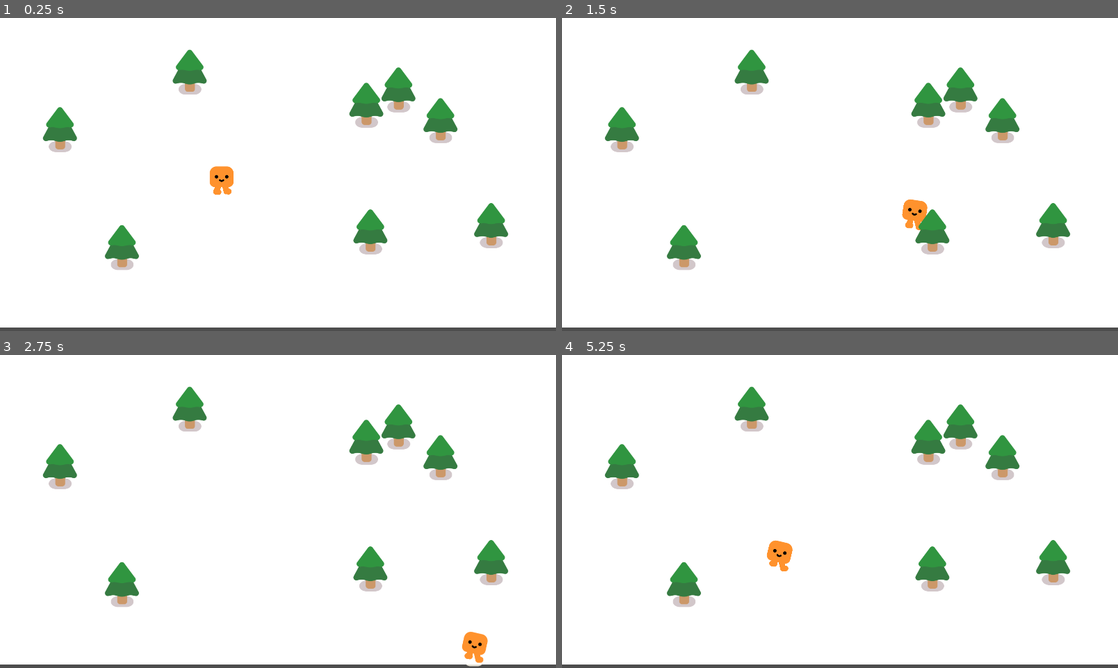
Above: before the commit, frames 1-4 (two rows, left to right).
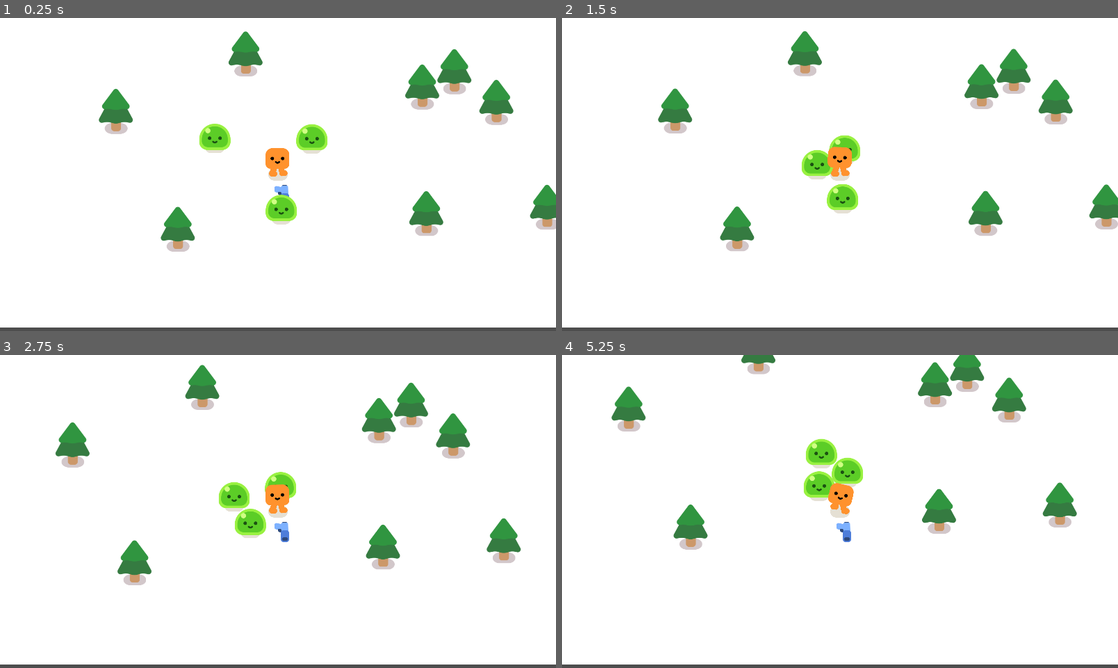
Above: after the commit, the same moments.

Repository: lanyy721/my2DGameDemo
Game: Godot game, scene res://survivor_game.tscn
Two runs of this game, one before a commit and one after it. Both use one fixed random seed, a clock stepped at 60 frames per second and the inputs below.
Inputs:
- Up to frame 1 (0.25 s): no input
- Up to frame 2 (1.5 s): hold D (move_right) 0.53-1.28 s; hold S (move_down) from 1.28 s (still down)
- Up to frame 3 (2.75 s): release S (move_down) at 2.03 s; hold D (move_right) from 2.03 s (still down)
- Up to frame 4 (5.25 s): release D (move_right) at 2.78 s; hold W (move_up) 2.78-3.53 s; hold A (move_left) 3.53-5.03 s; hold S (move_down) from 5.03 s (still down)

The runs differ from the first frame. In frame 1, 11% of the frame differs, in the area x 7-100%, y 4-81%; in frame 2, 11%; in frame 3, 9.9%; in frame 4, 11%.

Commit message:
Add gun scene and improve resource validation

Diff:
--- /dev/null
+++ b/2d-project-assets/gun.gd
@@ -0,0 +1,7 @@
+extends Area2D
+
+func _physics_process(delta: float) -> void:
+	var enemies_in_range=get_overlapping_bodies()
+	if enemies_in_range.size()>0:
+		var target_enemy=enemies_in_range.front()
+		look_at(target_enemy.global_position)
--- /dev/null
+++ b/2d-project-assets/gun.tscn
@@ -0,0 +1,26 @@
+[gd_scene format=3 uid="uid://du5i8r7jdycua"]
+
+[ext_resource type="Script" uid="uid://bpyfw0mh6bsnv" path="res://gun.gd" id="1_dk5gl"]
+[ext_resource type="Texture2D" uid="uid://coon1w77o334i" path="res://pistol/pistol.png" id="1_vk1bi"]
+
+[sub_resource type="CircleShape2D" id="CircleShape2D_wp5od"]
+radius = 513.0088
+
+[node name="Gun" type="Area2D" unique_id=18712494]
+script = ExtResource("1_dk5gl")
+
+[node name="CollisionShape2D" type="CollisionShape2D" parent="." unique_id=922947113]
+rotation = -1.6066129
+shape = SubResource("CircleShape2D_wp5od")
+
+[node name="WeaponPivot" type="Marker2D" parent="." unique_id=1390021810]
+rotation = 0.025442606
+
+[node name="Pistol" type="Sprite2D" parent="WeaponPivot" unique_id=988427703]
+position = Vector2(100, -15)
+rotation = -0.05235988
+texture = ExtResource("1_vk1bi")
+
+[node name="Marker2D" type="Marker2D" parent="WeaponPivot/Pistol" unique_id=235403774]
+position = Vector2(26.230047, -10.294154)
+rotation = 0.031087607
--- a/2d-project-assets/player.tscn
+++ b/2d-project-assets/player.tscn
@@ -2,6 +2,7 @@
 
 [ext_resource type="Script" uid="uid://yh2ao5or56lq" path="res://player.gd" id="1_onrkg"]
 [ext_resource type="PackedScene" uid="uid://pbmyh1qru7p" path="res://characters/happy_boo/happy_boo.tscn" id="2_i3pqv"]
+[ext_resource type="PackedScene" uid="uid://du5i8r7jdycua" path="res://gun.tscn" id="3_i3pqv"]
 
 [sub_resource type="CircleShape2D" id="CircleShape2D_wp5od"]
 radius = 31.06445
@@ -13,3 +14,8 @@
 
 [node name="CollisionShape2D" type="CollisionShape2D" parent="." unique_id=1609936328]
 shape = SubResource("CircleShape2D_wp5od")
+
+[node name="Gun" parent="." unique_id=18712494 instance=ExtResource("3_i3pqv")]
+position = Vector2(0, -30)
+
+[node name="Camera2D" type="Camera2D" parent="." unique_id=1984439979]
--- a/2d-project-assets/survivor_game.tscn
+++ b/2d-project-assets/survivor_game.tscn
@@ -7,7 +7,10 @@
 [node name="Game" type="Node2D" unique_id=718209167]
 y_sort_enabled = true
 
-[node name="ColorRect" type="ColorRect" parent="." unique_id=1690468802]
+[node name="CanvasLayer" type="CanvasLayer" parent="." unique_id=1558233139]
+layer = -30
+
+[node name="ColorRect" type="ColorRect" parent="CanvasLayer" unique_id=1690468802]
 offset_left = -3.0
 offset_top = -1.0
 offset_right = 1927.0
@@ -19,14 +22,11 @@
 [node name="Mob" parent="." unique_id=2137865495 instance=ExtResource("2_kbdm8")]
 position = Vector2(480, 479)
 
-[node name="Mob2" parent="." unique_id=1973348026 instance=ExtResource("2_kbdm8")]
-position = Vector2(480, 479)
+[node name="Mob2" parent="." unique_id=450801691 instance=ExtResource("2_kbdm8")]
+position = Vector2(943, 464)
 
-[node name="Mob3" parent="." unique_id=1834202889 instance=ExtResource("2_kbdm8")]
-position = Vector2(480, 479)
-
-[node name="Mob4" parent="." unique_id=2044904040 instance=ExtResource("2_kbdm8")]
-position = Vector2(480, 479)
+[node name="Mob3" parent="." unique_id=721922462 instance=ExtResource("2_kbdm8")]
+position = Vector2(784, 829)
 
 [node name="StaticBody2D" parent="." unique_id=1283337902 instance=ExtResource("2_8id3q")]
 position = Vector2(208, 440)
Not shown, changed: 2d-project-assets/addons/colorpicker_presets/colorpicker_presets.gd
Not shown, added: 2d-project-assets/gun.gd.uid
Not shown, changed: tests/validate_godot_resources.ps1
